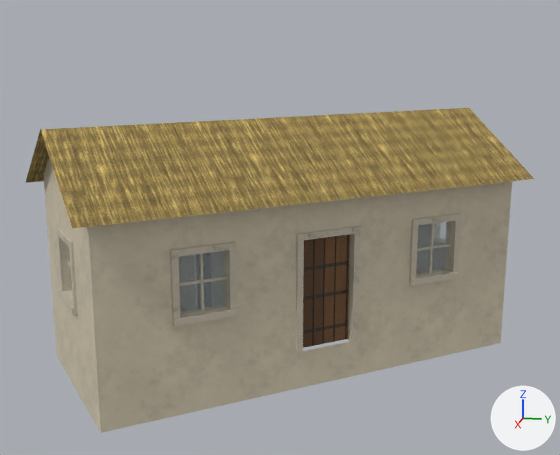
The glTF model world/bridgehollow__dyers_walk_local/export/models/buildings/bld_house_094.glb, before and after one commit.
One viewpoint serves both versions: a 50 mm camera at (15.0, 2.93, 6.38) aimed at (0.18, -0.03, 2.68). Lighting does not change. The marker at lower right points along +X, +Y and +Z. The older version comes first. Vertices at exactly the same position are counted once.

Names of what the first picture shows: 'bld_house_094', 'bld_house_094_door1', 'bld_house_094_roof'.
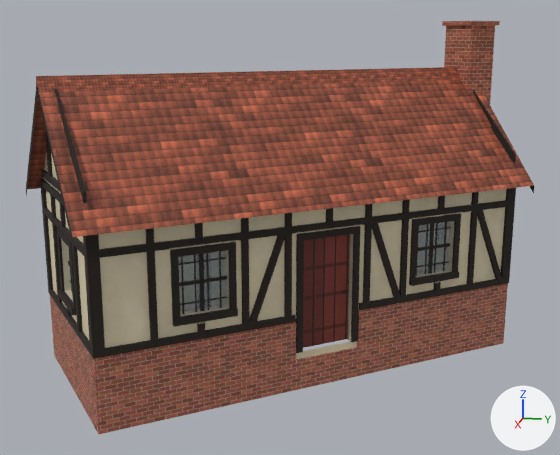
The change, as a list of edits to the scene's bpy script:
```text
Add mat_mat_s_beam_231b15:
    mat_mat_s_beam_231b15 = bpy.data.materials.new('mat_s_beam_231b15')
    # uses the picture img_mat_s_beam_231b15
    # uses the picture img_mat_s_beam_231b15_n
Add mat_mat_s_brick_a0523a:
    mat_mat_s_brick_a0523a = bpy.data.materials.new('mat_s_brick_a0523a')
    # uses the picture img_mat_s_brick_a0523a
    # uses the picture img_mat_s_brick_a0523a_n
Add mat_mat_s_plaster_e6d9b8:
    mat_mat_s_plaster_e6d9b8 = bpy.data.materials.new('mat_s_plaster_e6d9b8')
    # uses the picture img_mat_s_plaster_e6d9b8
    # uses the picture img_mat_s_plaster_e6d9b8_n
Add mat_mat_s_tint_red_tile_8e4a34:
    mat_mat_s_tint_red_tile_8e4a34 = bpy.data.materials.new('mat_s_tint_red_tile_8e4a34')
    # uses the picture img_mat_s_tint_red_tile_8e4a34
    # uses the picture img_mat_s_tint_red_tile_8e4a34_mr
    # uses the picture img_mat_s_tint_red_tile_8e4a34_n
Add mat_mat_s_brick_a35a45:
    mat_mat_s_brick_a35a45 = bpy.data.materials.new('mat_s_brick_a35a45')
    # uses the picture img_mat_s_brick_a35a45
    # uses the picture img_mat_s_brick_a35a45_n
Change me_bld_house_094:
    remove me_bld_house_094.from_pydata(...)  # 514 vertices, 672 faces; spans x -4.05..4.08, y -4.51..4.51, z 0.0..3.78
    add me_bld_house_094.from_pydata(...)  # 1590 vertices, 1996 faces; spans x -4.14..4.17, y -4.6..4.6, z 0.0..3.78
    me_bld_house_094 part 1: the loose piece of 8 vertices spanning x -0.21..-0.13, y 2.92..2.99, z 1.8..2.87 is scaled about its middle by (-0.443, -0.484, 1), then moved by (-2.51, -2.24, 0.0), in mat_mat_s_beam_231b15
    me_bld_house_094 part 2: the loose piece of 8 vertices spanning x 2.79..2.86, y -0.9..-0.83, z 1.8..2.87 is scaled about its middle by (-0.443, -0.484, 1), then moved by (-4.21, -0.09, 0.0), in mat_mat_s_beam_231b15
    me_bld_house_094 part 3: the loose piece of 8 vertices spanning x -0.48..0.14, y 2.57..3.33, z 2.31..2.35 is scaled about its middle by (-0.0288, -0.0273, 26.7), then moved by (-1.07, -4.08, 0.0), in mat_mat_s_beam_231b15
    me_bld_house_094 part 4: the loose piece of 8 vertices spanning x 2.52..3.13, y -1.25..-0.49, z 2.31..2.35 is scaled about its middle by (-0.995, -1, 1.4), then moved by (-2.56, -2.2, 0.0), in mat_mat_s_beam_231b15
    me_bld_house_094 part 5: 1020 vertices added at x -4.14..4.17, y -4.6..4.6, z 0.0..3.78
    me_bld_house_094 part 6: 32 faces spanning x -4.05..4.08, y -4.51..4.51, z 0.0..3.78 switch from mat_mat_plaster to mat_mat_s_plaster_e6d9b8
    me_bld_house_094 part 7: 238 faces spanning x -3.41..3.34, y -3.83..3.83, z 0.73..2.99 switch from mat_mat_trim to mat_mat_s_beam_231b15
    other edits to the shape of me_bld_house_094 do not show in these pictures
    add me_bld_house_094.materials.append(mat_mat_s_brick_a35a45)
Change me_bld_house_094_roof:
    remove me_bld_house_094_roof.from_pydata(...)  # 124 vertices, 138 faces; spans x -4.51..4.51, y -4.94..4.94, z 3.41..4.86
    add me_bld_house_094_roof.from_pydata(...)  # 238 vertices, 278 faces; spans x -4.52..4.52, y -4.94..4.94, z 0.0..6.71
    me_bld_house_094_roof part 8
    7 vertices are removed from x -2.86..4.51, y -4.94..4.94, z 3.6..4.86
    6 faces are deleted
    1 vertex moves from x -4.51, y 2.34, z 3.6 to x -4.52, y 2.34, z 3.46
    62 vertices are added at x -4.52..4.52, y -4.94..4.94, z 3.29..5.75
    20 new vertices lie (0.04, -0.05, 0.0) away from vertices in x -4.0..3.96, y -3.99..4.04, z 3.78..5.54
    17 new vertices lie (0.0, 0.0, 0.17) away from vertices in x -4.11..4.52, y -4.94..4.94, z 3.29..5.48
    6 new vertices lie (0.04, -0.04, 0.0) away from vertices in x -3.46..1.37, y -4.42..4.46, z 3.78..3.9
    112 new faces join them, mat_mat_s_beam_231b15
    2 new faces join them, mat_mat_s_plaster_e6d9b8
    10 new faces join them, mat_mat_s_tint_red_tile_8e4a34
    me_bld_house_094_roof part 9
    16 vertices are added at x -3.41..-2.18, y 2.97..4.16, z 0.0..6.71
    22 new faces join them, mat_mat_s_brick_a0523a
    remove me_bld_house_094_roof.materials.append(mat_mat_plaster)
    remove me_bld_house_094_roof.materials.append(mat_mat_thatch)
    add me_bld_house_094_roof.materials.append(mat_mat_s_beam_231b15)
    add me_bld_house_094_roof.materials.append(mat_mat_s_brick_a0523a)
    add me_bld_house_094_roof.materials.append(mat_mat_s_plaster_e6d9b8)
    add me_bld_house_094_roof.materials.append(mat_mat_s_tint_red_tile_8e4a34)
```

Changed parts and their boxes [x1, y1, x2, y2] in the pictures (560 x 455 px; the box of a moved part takes in the faces that stretch with it):
'bld_house_094', reshaped
    before: [44, 176, 512, 433]
    after: [40, 178, 516, 434]
'bld_house_094_roof', reshaped
    before: [25, 108, 534, 228]
    after: [26, 21, 534, 244]
part 1 of me_bld_house_094, moved or reshaped (not visible afterwards)
    before: [429, 223, 434, 274]
part 2 of me_bld_house_094, moved or reshaped (not visible afterwards)
    before: [200, 254, 204, 311]
part 3 of me_bld_house_094, moved or reshaped (not visible afterwards)
    before: [417, 244, 450, 251]
part 4 of me_bld_house_094, moved or reshaped (not visible afterwards)
    before: [179, 277, 227, 286]
part 5 of me_bld_house_094, added
    after: [40, 179, 516, 434]
part 6 of me_bld_house_094, recoloured
    before: [44, 176, 512, 433]
    after: [44, 178, 506, 359]
part 7 of me_bld_house_094, recoloured
    both: [57, 213, 461, 353]
part 8 of me_bld_house_094_roof, built on
    before: [25, 108, 534, 228]
    after: [26, 67, 534, 244]
part 9 of me_bld_house_094_roof, added (brown)
    after: [442, 21, 500, 104]
